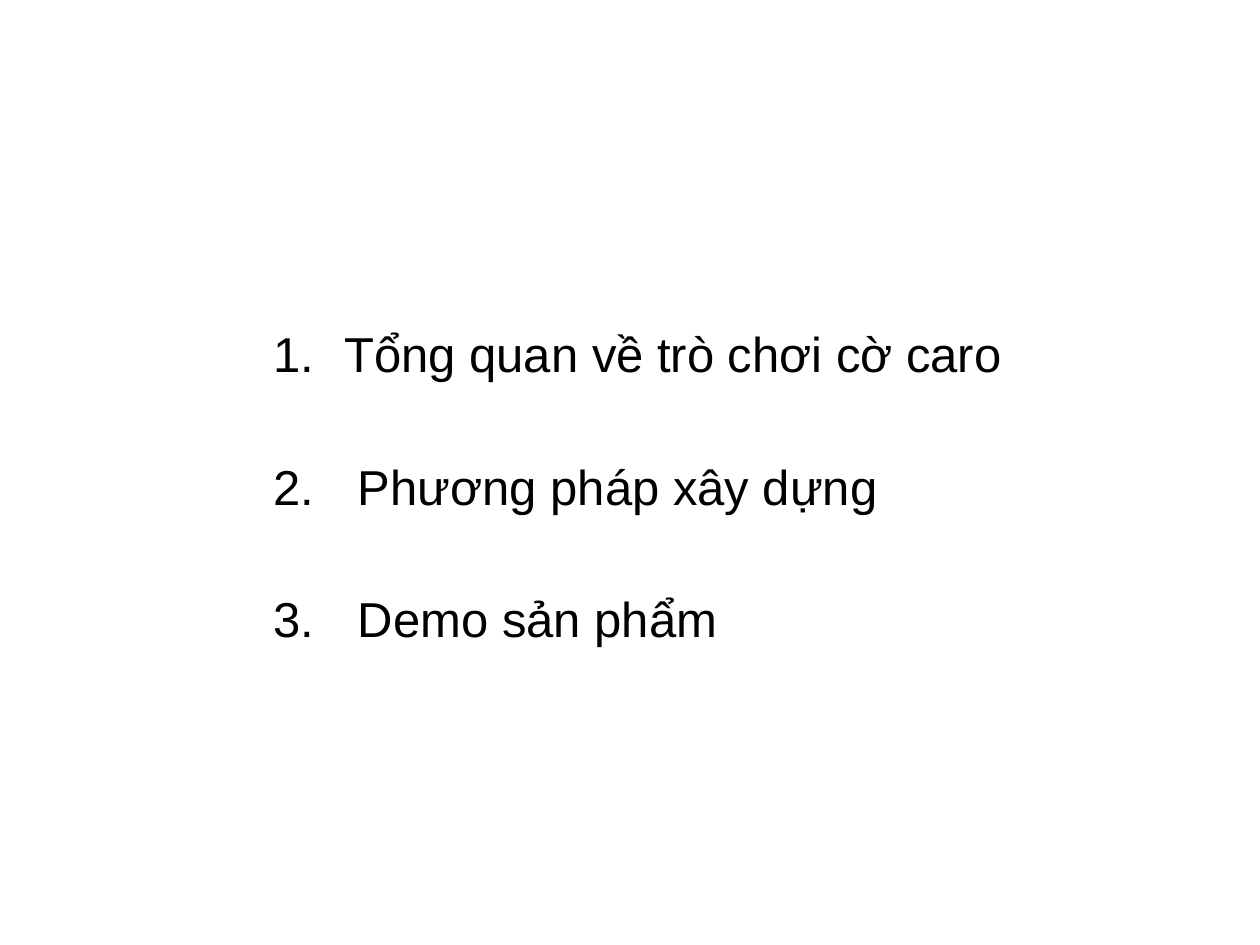
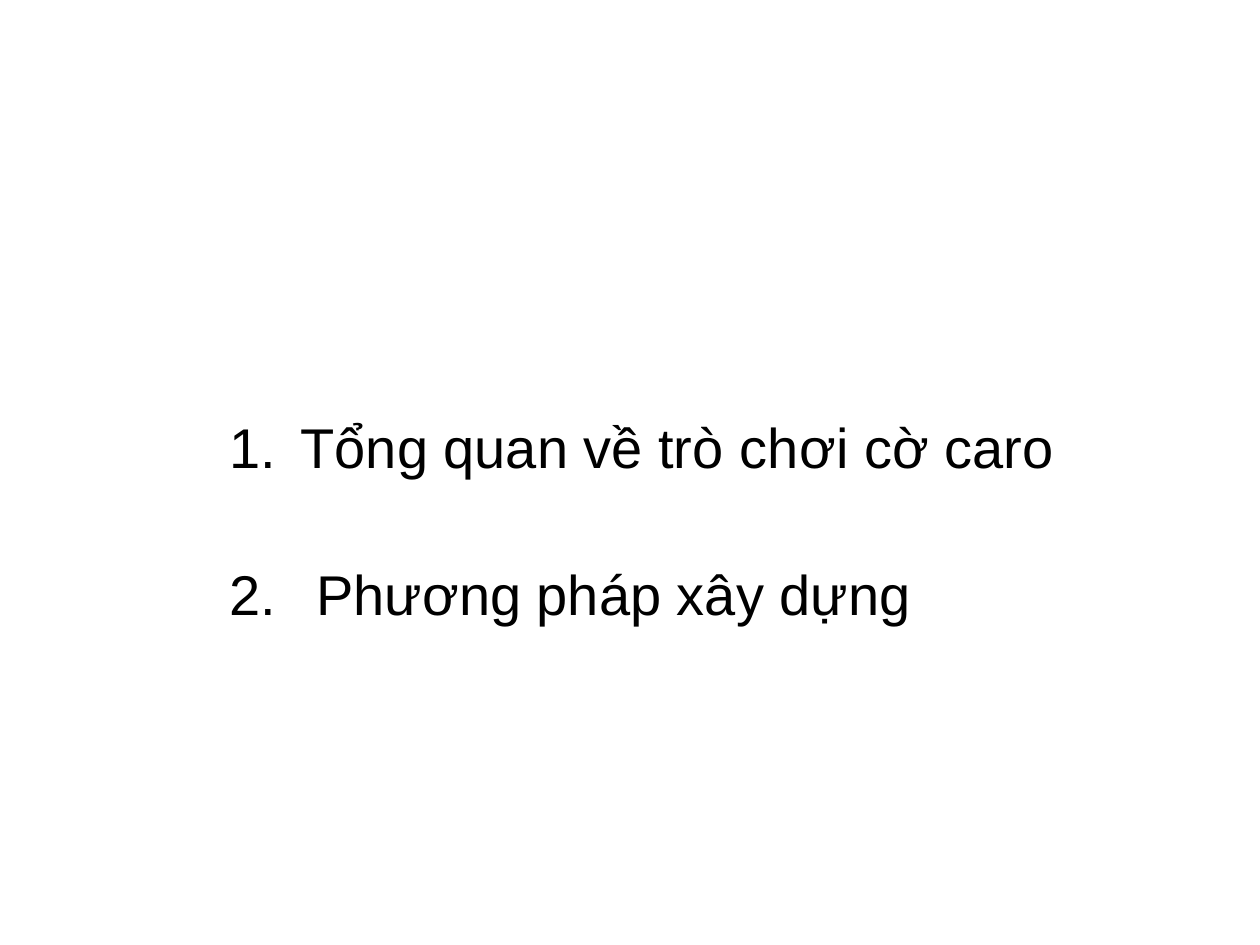
Before and after one commit to NguyenMo2610/AI20191, a slide deck: slide 2 of SLIDE.pptx. Drawn at 1260x945 pixels with LibreOffice and Linux fonts; fonts in the diff are those of the drawing; background and template pictures are left out. Boxes give left, top, right and bottom in pixels: in the first picture for what was removed or moved away, otherwise in the second. Text is boxed around its words. In the diff, an @@ line names an element or a change of style, - is before the commit and + after.

```diff
--- a/SLIDE.pptx
+++ b/SLIDE.pptx
@@ text "Tổng quan về trò chơi ...": place and size @@
-text "Tổng quan về trò chơi ..." at bbox=[344, 334, 1001, 647]
+text "Tổng quan về trò chơi ..." at bbox=[301, 424, 1053, 626]
@@ text "Tổng quan về trò chơi ..." at bbox=[301, 424, 1053, 626]: size 28 to 32 pt @@
@@ text at bbox=[358, 598, 718, 647]: paragraph removed @@
-3. Demo sản phẩm
```
Also in this commit, not shown: 1 other file.
